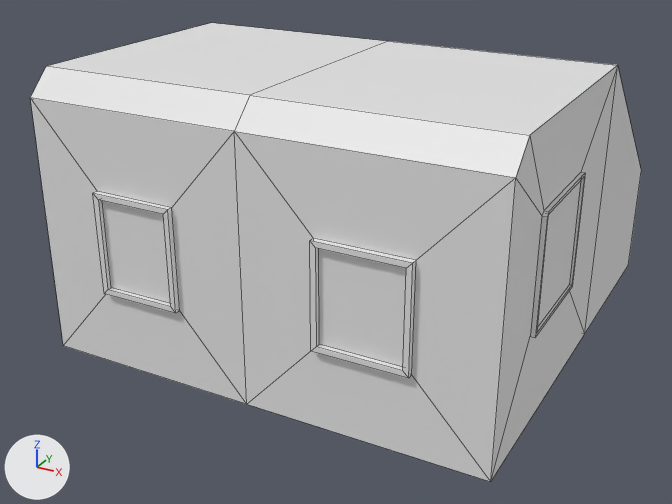
What one commit did to the Blender file salemstalker/Assets/3D/buildings/overngrownhouses/overgrownhouse2.blend.
Both versions are drawn from a 50 mm lens placed at (2.58, -8.15, 3.93), pointed at (-1.14, -1.38, 0.55). Every picture has the same lights, and +X, +Y and +Z are marked at lower left. Mesh edges are drawn as thin lines.
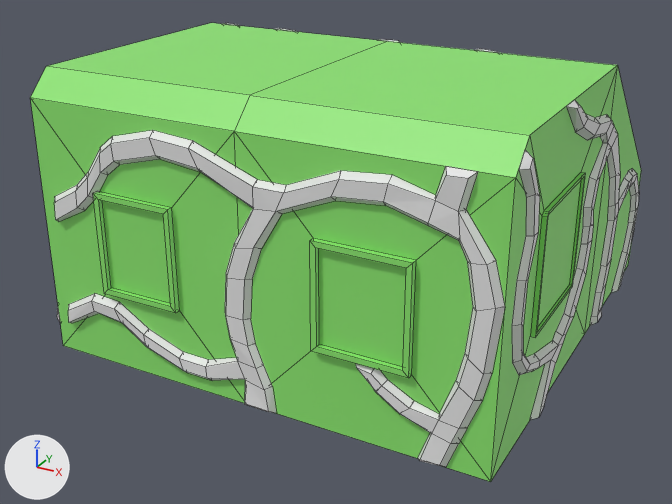
What differs and where, as boxes [x1, y1, x2, y2] in the pictures (672 x 504 px):
'Cube', recoloured (white to green): [30, 23, 641, 482] in both
'Plane.004', added: after [54, 23, 639, 467]

Patch to the scene script:
```diff
--- a/salemstalker/Assets/3D/buildings/overngrownhouses/overgrownhouse2.blend.py
+++ b/salemstalker/Assets/3D/buildings/overngrownhouses/overgrownhouse2.blend.py
@@ mat_material @@
+mat_material = principled_material('Material')
+mat_material.base_color = (0.265, 0.8, 0.164)  # green #8de771
@@ mat_vines @@
+mat_vines = principled_material('vines')
+mat_vines.base_color = (0.8, 0.8, 0.8)  # white #e7e7e7
@@ me_cube_002 @@
 me_cube_002.from_pydata(...)  # 93 vertices, 90 faces; spans x -3.05..1.03, y -3.13..1.0, z -1.0..1.4
+me_cube_002.materials.append(mat_material)  # green #8de771
@@ me_plane_004 @@
+me_plane_004.from_pydata(...)  # 612 vertices, 602 faces; spans x -2.27..0.14, y -2.69..1.47, z -0.06..3.96
+me_plane_004.materials.append(mat_vines)  # white #e7e7e7
@@ ob_plane_004 @@
+ob_plane_004 = bpy.data.objects.new('Plane.004', me_plane_004)
+ob_plane_004.location = (-2.906, -0.448, 0.078)
+ob_plane_004.rotation_euler = (0.0, 1.571, 0.0)  # degrees (0, 90, 0)
```
